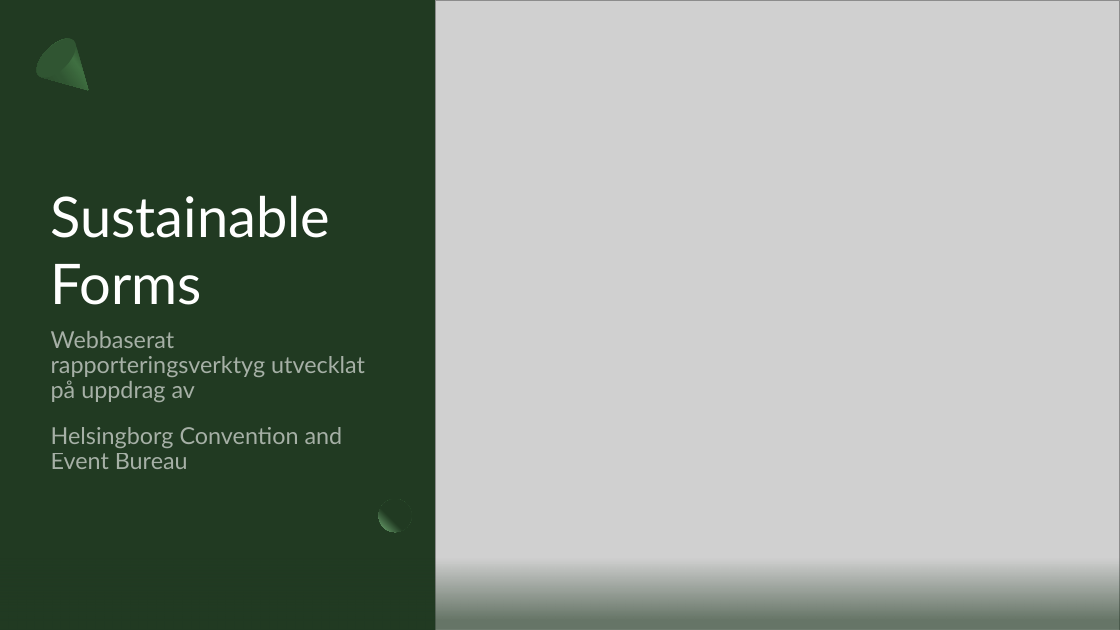
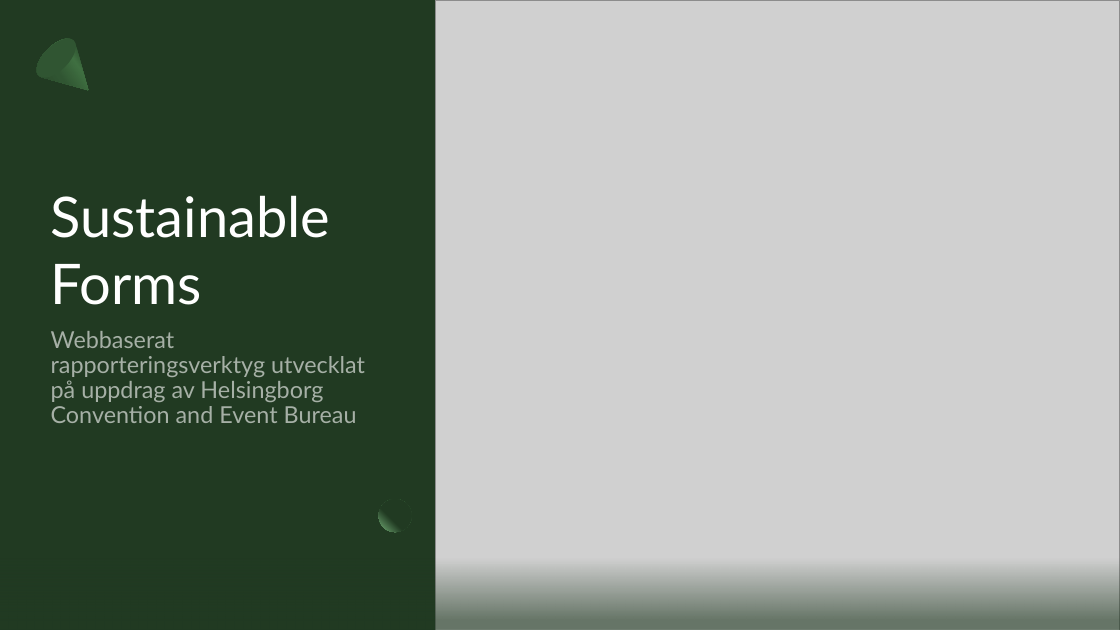
Before and after one commit to Sjofil/HASAB-IDA3, a slide deck: slide 1 of Delredovisning/Sustainable Forms presentation.pptx. Drawn at 1120x630 pixels with LibreOffice and Linux fonts; fonts in the diff are those of the drawing; grey boxes stand for pictures. Boxes give left, top, right and bottom in pixels: in the first picture for what was removed or moved away, otherwise in the second. Text is boxed around its words. In the diff, an @@ line names an element or a change of style, - is before the commit and + after.

```diff
--- a/Delredovisning/Sustainable Forms presentation.pptx
+++ b/Delredovisning/Sustainable Forms presentation.pptx
@@ subtitle at (x1=51, y1=331, x2=365, y2=423): text changed @@
-Webbaserat rapporteringsverktyg utvecklat på uppdrag av
-Helsingborg Convention and Event Bureau
+Webbaserat rapporteringsverktyg utvecklat på uppdrag av Helsingborg Convention and Event Bureau
```
Also in this commit, not shown: 1 other slide changed, 6 slides added.
